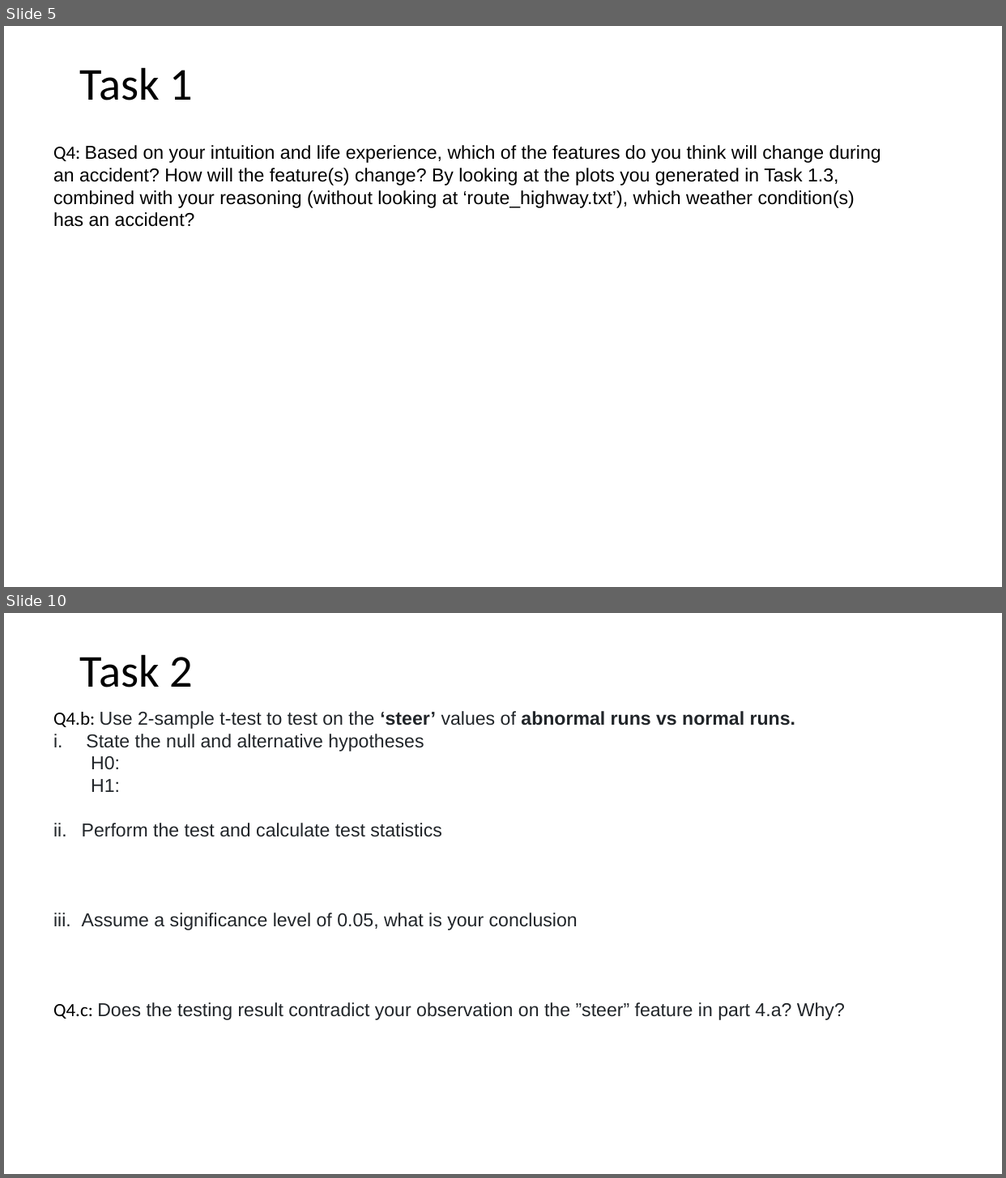
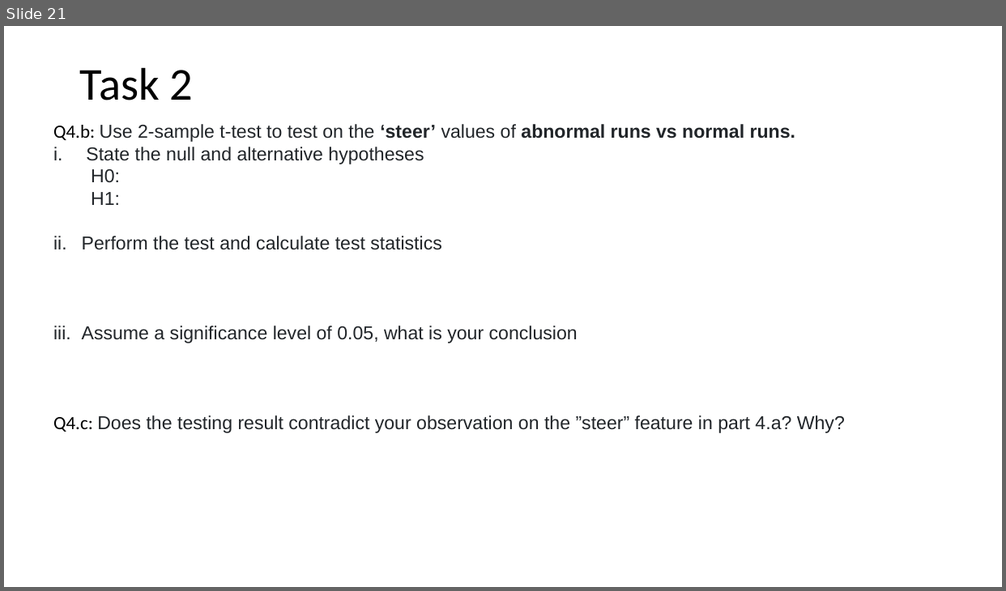
Before and after one commit to mrojaspell/MP1, a slide deck: mp1_powerpoint.pptx. Shown one above the other, each under a label of ours: slides 5 and 10 before the commit, slide 21 after it; the slides between them are not shown. The pictures are 1006x1178 and 1006x591 pixels, drawn with LibreOffice and Linux fonts; fonts in the diff are those of the drawing. Boxes give left, top, right and bottom in pixels: in the first picture for what was removed or moved away, otherwise in the second. Text is boxed around its words. In the diff, an @@ line names an element or a change of style, - is before the commit and + after.

```diff
--- a/mp1_powerpoint.pptx
+++ b/mp1_powerpoint.pptx
@@ slide 5 removed at (4, 26, 1002, 587), background #FFFFFF @@
@@ title removed at (80, 67, 194, 101) @@
-Task 1
@@ text removed at (53, 145, 881, 227) @@
-Q4: Based on your intuition and life experience, which of the features do you think will change during an accident? How will the feature(s) change? By looking at the plots you generated in Task 1.3, combined with your reasoning (without looking at ‘route_highway.txt’), which weather condition(s) has an accident?
@@ what was slide 10 is now slide 21 @@
```
Also in this commit, not shown: 5 slides changed, 15 slides added, 3 other slides removed, 15 other files.
